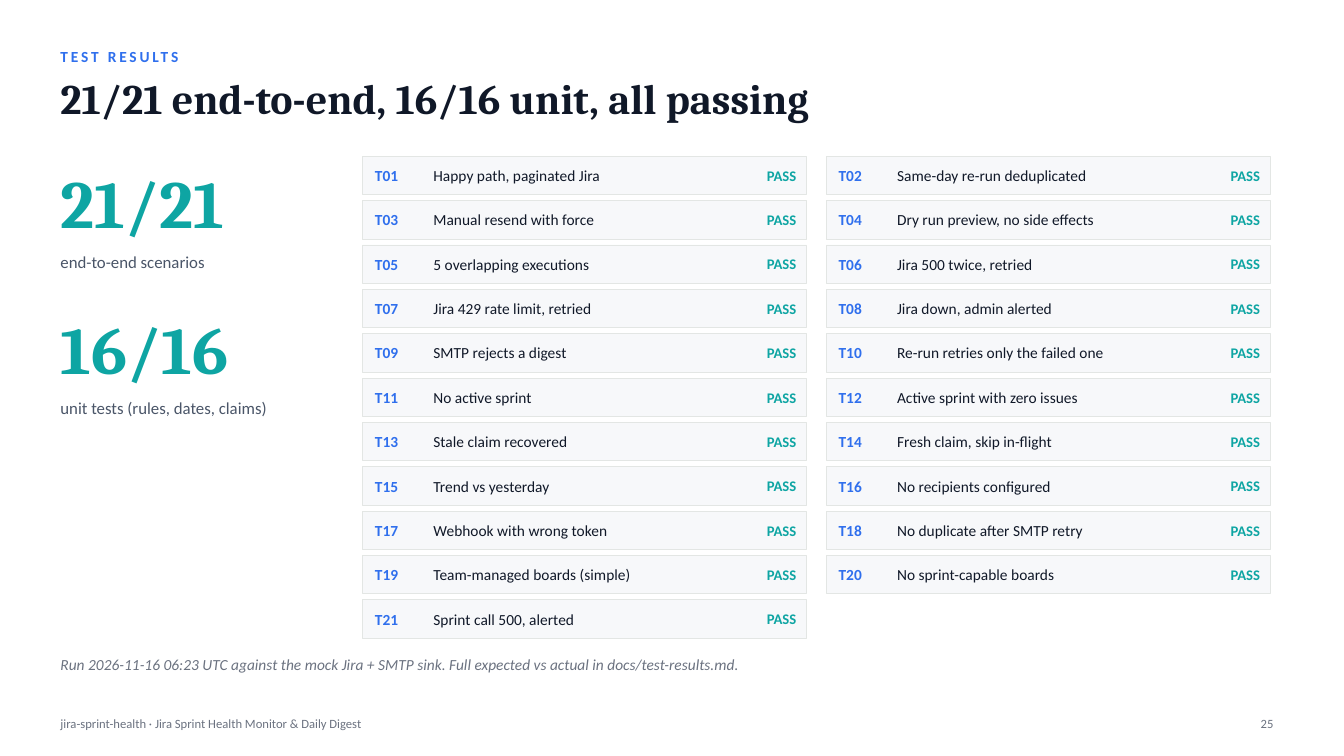
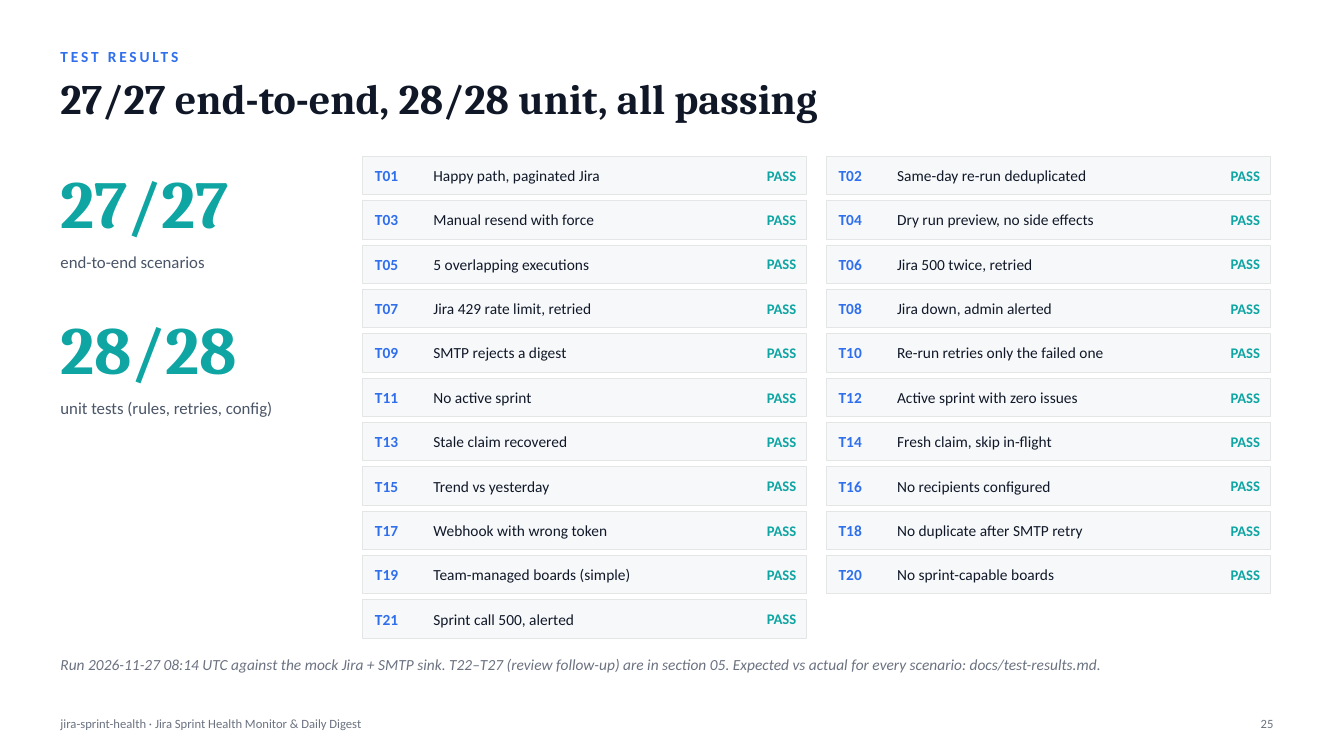
Before and after one commit to Chethan616/jira-sprint-health-n8n, a slide deck: slide 25 of deck/Jira-Sprint-Health-Monitor.pptx. Drawn at 1344x756 pixels with LibreOffice and Linux fonts; fonts in the diff are those of the drawing. Boxes give left, top, right and bottom in pixels: in the first picture for what was removed or moved away, otherwise in the second. Text is boxed around its words. In the diff, an @@ line names an element or a change of style, - is before the commit and + after.

Commit message:
Address review feedback: account ids, multi-board routing, config validation, story points, rate limits, timezone check
- Workload grouped by Jira accountId; shared display names shown as "Name (…1a2b)"
- Sprints listed on several boards reach every board's subscribers once (sprintBoardRouting)
- src/validate.js: required values, ranges, URL, IANA timezone, API limits; runs in the
  Config node and at build time; workflow timezone must match Config.timezone
- Story-point progress alongside issue count (progressBasis, coverage guard, trend)
- Jira GET sub-workflow (src/jira-paging.js): Retry-After / X-RateLimit-Reset, exponential
  backoff with jitter, no retry on other 4xx; Jira errors reach the admin alert
- scripts/live-check.js: read-only pre-flight against a live Jira site
- INSTRUCTIONS.md replaces jira_ins.txt; docs, sample digest and detailed deck updated
- Tests: 28/28 unit, 27/27 end-to-end (n8n 2.48.8); live run on Jira Cloud + Gmail recorded

```diff
--- a/deck/Jira-Sprint-Health-Monitor.pptx
+++ b/deck/Jira-Sprint-Health-Monitor.pptx
@@ text at [60, 84, 817, 124]: text changed @@
-21/21 end-to-end, 16/16 unit, all passing
+27/27 end-to-end, 28/28 unit, all passing
@@ text at [60, 181, 228, 238]: text changed @@
-21/21
+27/27
@@ text at [60, 327, 237, 384]: text changed @@
-16/16
+28/28
@@ text at [60, 402, 272, 417]: text changed @@
-unit tests (rules, dates, claims)
+unit tests (rules, retries, config)
@@ text at [60, 659, 1101, 673]: text changed @@
-Run 2026-11-16 06:23 UTC against the mock Jira + SMTP sink. Full expected vs actual in docs/test-results.md.
+Run 2026-11-27 08:14 UTC against the mock Jira + SMTP sink. T22–T27 (review follow-up) are in section 05. Expected vs actual for every scenario: docs/test-results.md.
```
Also in this commit, not shown: 10 other slides changed, 4 slides added, 25 other files.
